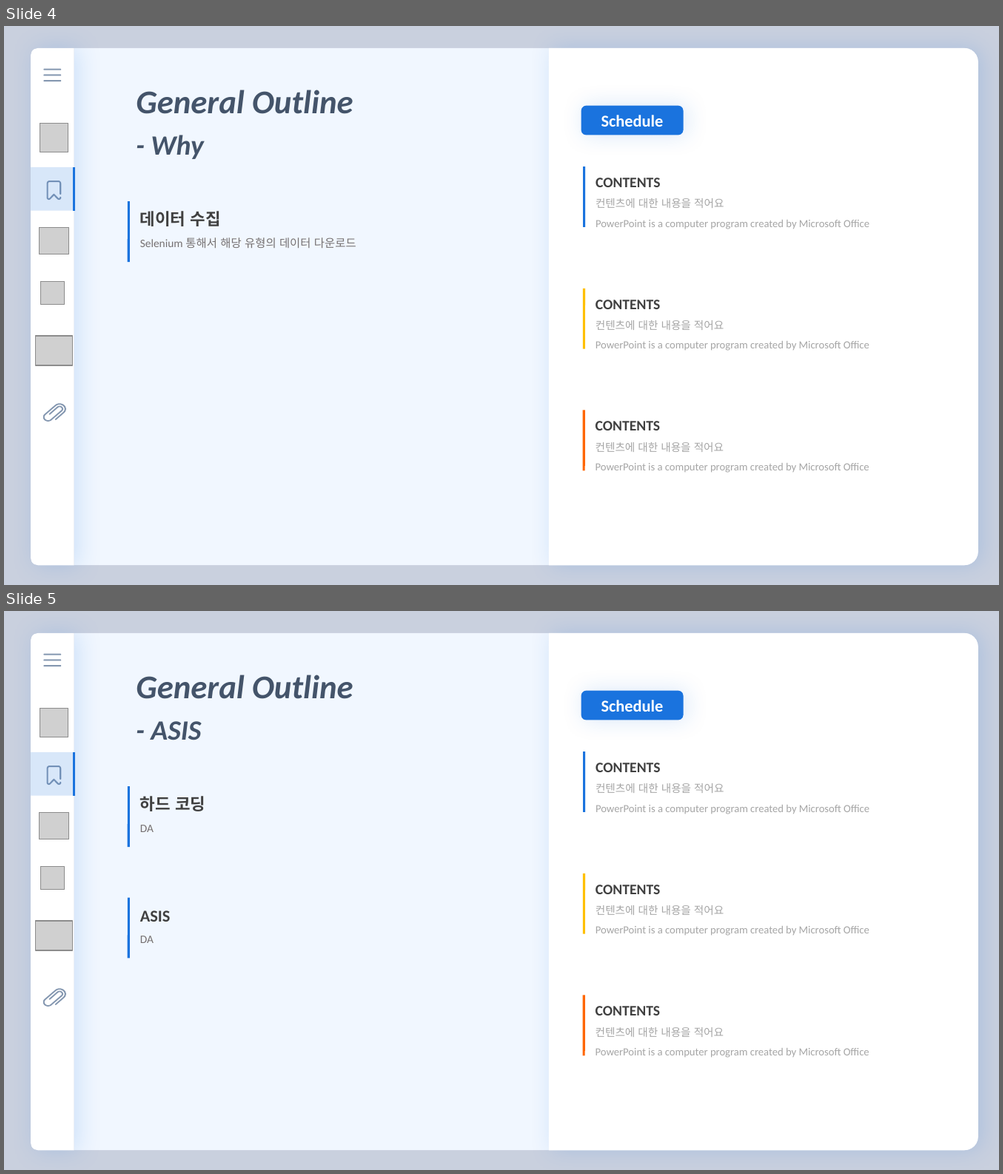
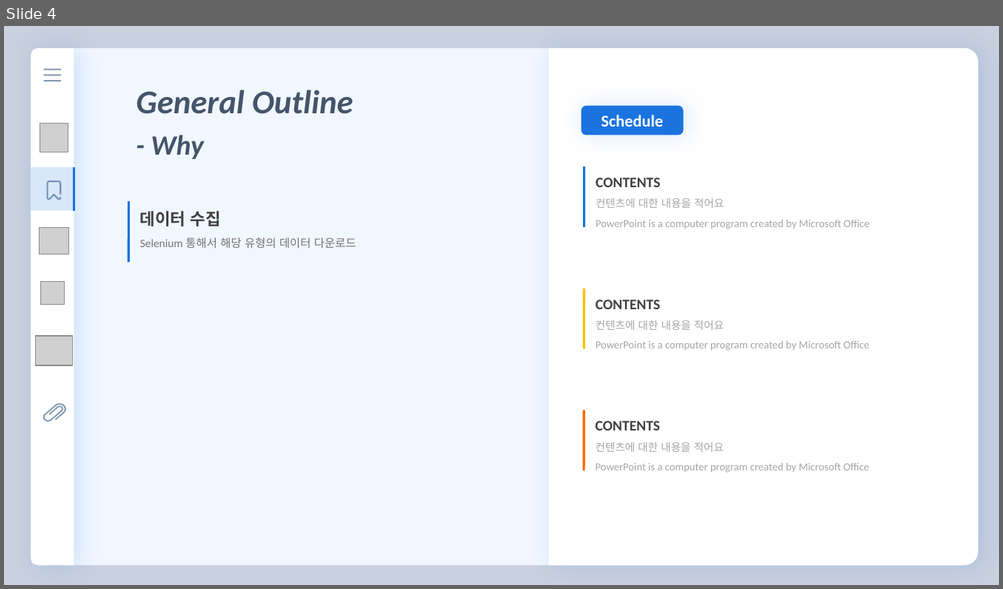
Before and after one commit to florentious/AutoGenerating_VariableName, a slide deck: Text/Presentation/presentation_ver0_4.pptm. Shown one above the other, each under a label of ours: slides 4 and 5 before the commit, slide 4 after it. The pictures are 1003x1174 and 1003x589 pixels, drawn with LibreOffice and Linux fonts; fonts in the diff are those of the drawing; grey boxes stand for pictures. Boxes give left, top, right and bottom in pixels: in the first picture for what was removed or moved away, otherwise in the second. Text is boxed around its words. In the diff, an @@ line names an element or a change of style, - is before the commit and + after.

```diff
--- a/Text/Presentation/presentation_ver0_4.pptm
+++ b/Text/Presentation/presentation_ver0_4.pptm
@@ slide 5 removed at (4,611,999,1170), background #C9D0DE @@
@@ round same rect removed at (74,633,979,1151) @@
@@ round same rect removed at (549,633,978,1150) @@
@@ text removed at (136,675,353,699) @@
-General Outline
@@ rounded rectangle removed at (580,691,683,720) @@
-Schedule
@@ text removed at (151,721,201,741) @@
-- ASIS
@@ table removed at (31,752,74,795), 1 rows, 1 columns @@
-
@@ line removed from (583, 752) to (583, 812) @@
@@ text removed at (595,763,869,815) @@
-CONTENTS
-컨텐츠에 대한 내용을 적어요
-PowerPoint is a computer program created by Microsoft Office
@@ line removed from (128, 786) to (128, 847) @@
@@ text removed at (140,796,205,832) @@
-하드 코딩
-DA
@@ line removed from (583, 874) to (583, 934) @@
@@ line removed from (128, 897) to (128, 959) @@
@@ text removed at (595,885,869,936) @@
-CONTENTS
-컨텐츠에 대한 내용을 적어요
-PowerPoint is a computer program created by Microsoft Office
@@ group removed at (31,632,74,1150): 4 pictures, 3 rounded rectangles, 2 freeform shapes, 1 round same rect @@
@@ text removed at (140,911,170,943) @@
-ASIS
-DA
@@ line removed from (583, 995) to (583, 1056) @@
@@ text removed at (595,1006,869,1058) @@
-CONTENTS
-컨텐츠에 대한 내용을 적어요
-PowerPoint is a computer program created by Microsoft Office
```
Also in this commit, not shown: 9 slides changed, 2 slides added, 22 other files.
